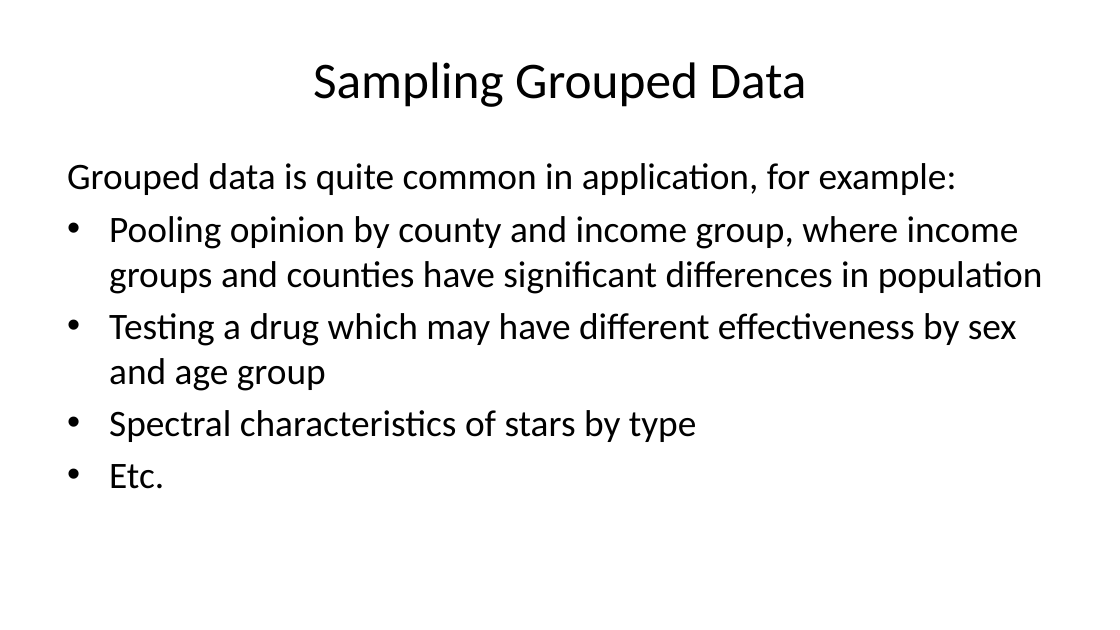
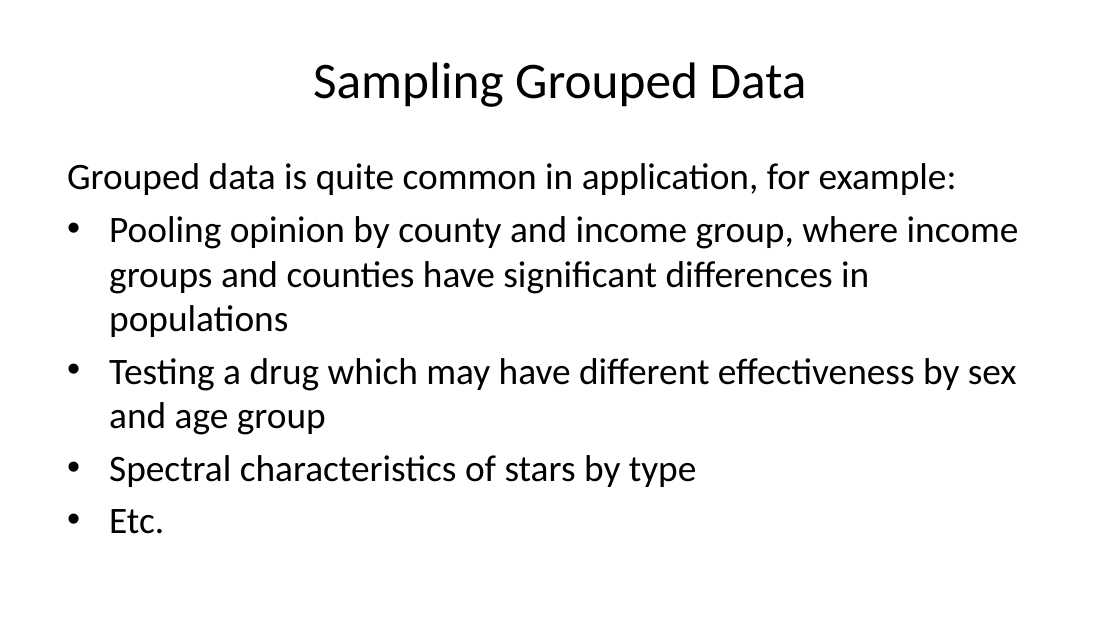
Before and after one commit to StephenElston/CSCI-E-83, a slide deck: slide 31 of LectureSlides/04_SamplingAndSimulation.pptx (slide 34 before the commit). Drawn at 1120x630 pixels with LibreOffice and Linux fonts; fonts in the diff are those of the drawing. Boxes give left, top, right and bottom in pixels: in the first picture for what was removed or moved away, otherwise in the second. Text is boxed around its words. In the diff, an @@ line names an element or a change of style, - is before the commit and + after.

Commit message:
Removed unneed slides from deck, updated slides and corrected typos

```diff
--- a/LectureSlides/04_SamplingAndSimulation.pptx
+++ b/LectureSlides/04_SamplingAndSimulation.pptx
@@ text at [109,216,1019,337]: text changed @@
-• Pooling opinion by county and income group, where income groups and counties have significant differences in population
+• Pooling opinion by county and income group, where income groups and counties have significant differences in populations
```
Also in this commit, not shown: 9 other slides changed, 5 slides added, 7 slides removed.
